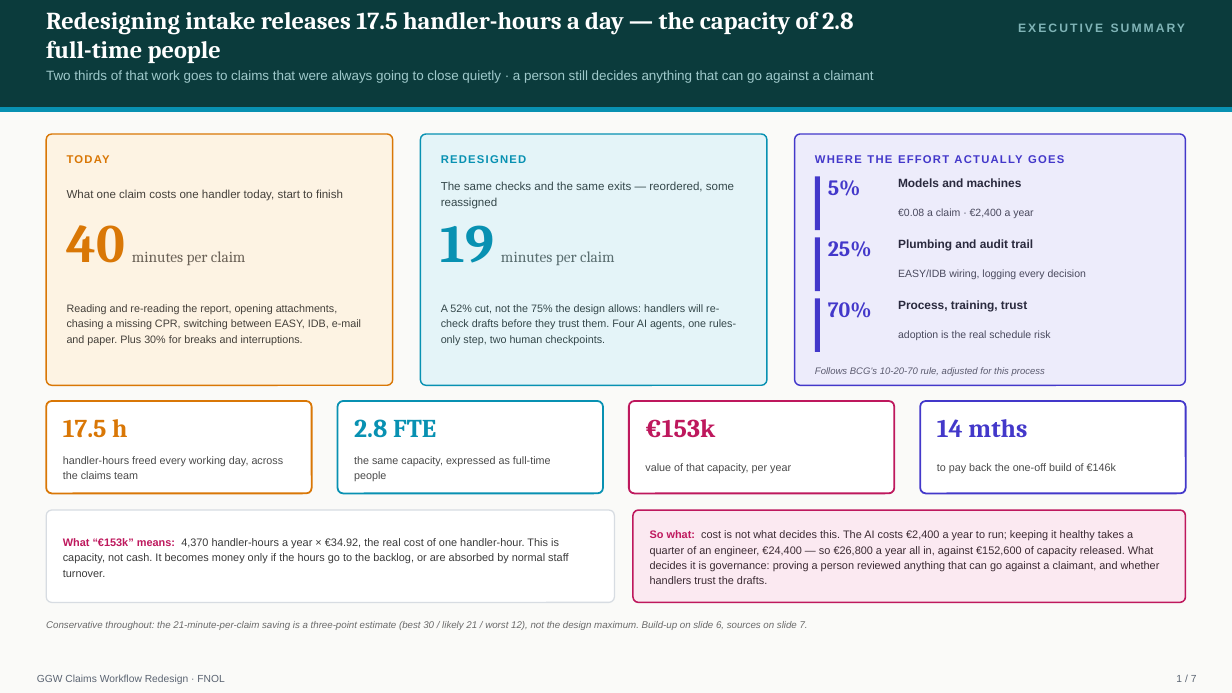
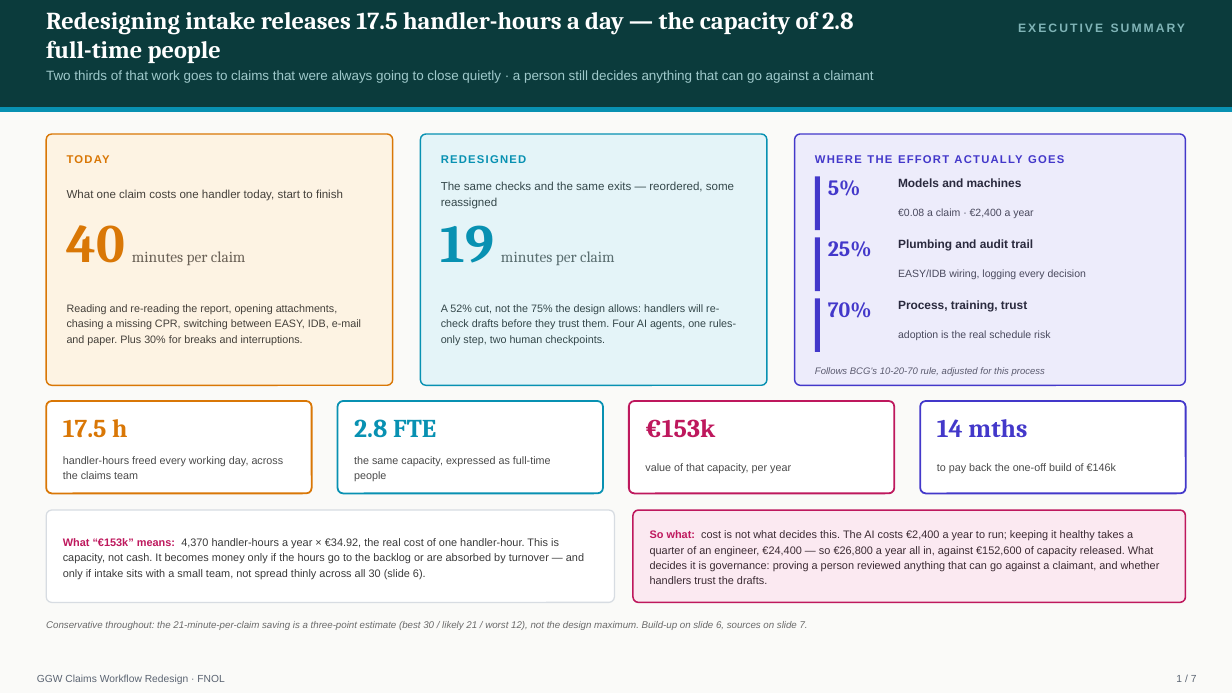
Before and after one commit to utkarshkingh/ggw_casestudy, a slide deck: slide 1 of case-study/deck/GGW_FNOL_Redesign.pptx. Drawn at 1232x693 pixels with LibreOffice and Linux fonts; fonts in the diff are those of the drawing. Boxes give left, top, right and bottom in pixels: in the first picture for what was removed or moved away, otherwise in the second. Text is boxed around its words. In the diff, an @@ line names an element or a change of style, - is before the commit and + after.

```diff
--- a/case-study/deck/GGW_FNOL_Redesign.pptx
+++ b/case-study/deck/GGW_FNOL_Redesign.pptx
@@ text at [63,538,584,579]: text changed @@
-What “€153k” means: 4,370 handler-hours a year × €34.92, the real cost of one handler-hour. This is capacity, not cash. It becomes money only if the hours go to the backlog, or are absorbed by normal staff turnover.
+What “€153k” means: 4,370 handler-hours a year × €34.92, the real cost of one handler-hour. This is capacity, not cash. It becomes money only if the hours go to the backlog or are absorbed by turnover — and only if intake sits with a small team, not spread thinly across all 30 (slide 6).
```
Also in this commit, not shown: 1 other slide changed, 4 other files.
